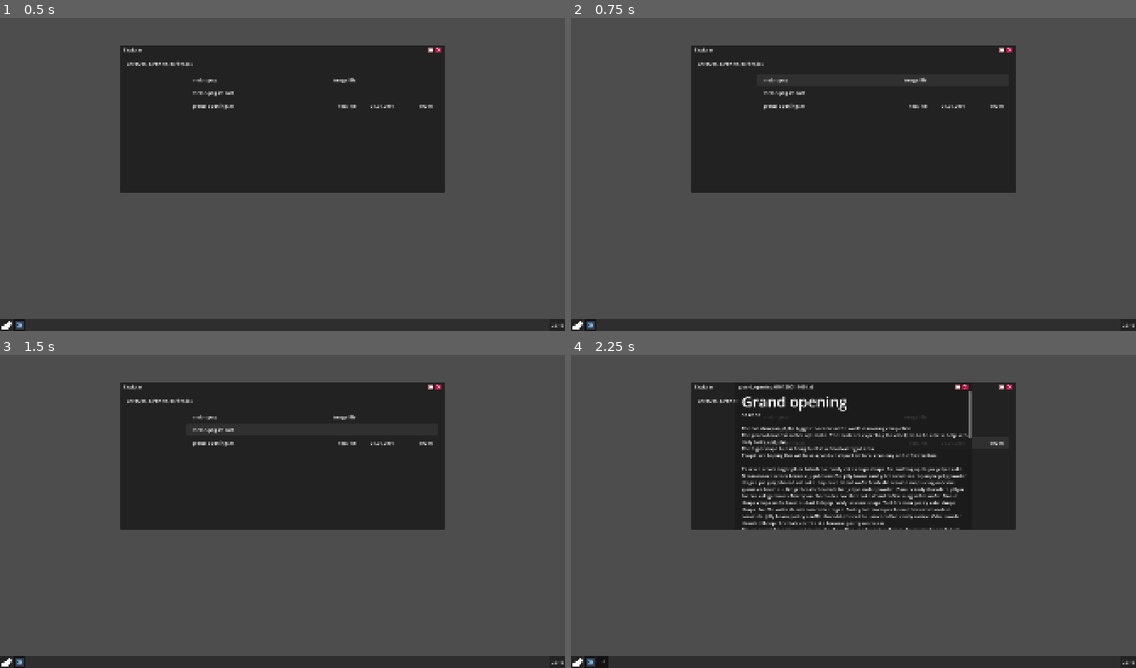
Above: before the commit, frames 1-4 (two rows, left to right).
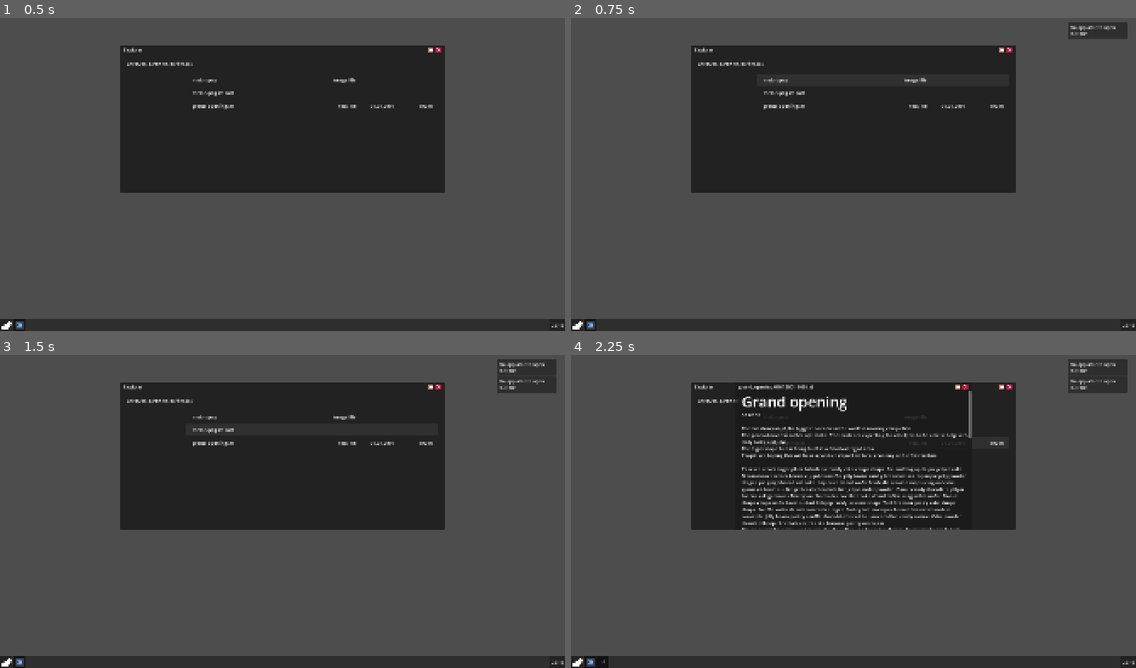
Above: after the commit, the same moments.

Repository: Dherleth/melon-os
Game: Godot game, scene res://os/core/os_system/os_system.tscn
Same seed, same stepped clock (60 frames per second), same inputs: the game is played once before the commit and once after it.
Inputs (mouse positions are in pixels of both pictures, inside the frame that each line leads up to):
- Up to frame 1 (0.5 s): no input
- Up to frame 2 (0.75 s): click (881, 80) at 0.5 s
- Up to frame 3 (1.5 s): click (310, 430) at 1.27 s
- Up to frame 4 (2.25 s): click (881, 442) at 2.02 s

Frame 1 is identical in both runs. In frame 2, 0.5% of the frame differs, in the area x 88-99%, y 1-7%; in frame 3, 1.0%, in the area x 88-99%, y 1-13%; in frame 4, 1.0%.

Commit message:
basic notification center

Diff:
--- a/os/core/os_app/os_app_manager.gd
+++ b/os/core/os_app/os_app_manager.gd
@@ -15,6 +15,7 @@
 
 func launch_app(app_id: StringName, file_path := "") -> OsAppScene:
 	if not available_apps.has(app_id):
+		os_system.add_notification("No app able to open that file")
 		return null
 
 	var definition: OsAppDefinition = available_apps[app_id]
--- /dev/null
+++ b/os/core/os_notification_center/os_notification_center.gd
@@ -0,0 +1,25 @@
+class_name OsNotificationCenter
+extends PanelContainer
+
+@onready var popups_container: VBoxContainer = $ScrollContainer/MarginContainer/PopupsContainer
+
+var notification_popup_scene := preload("res://os/core/os_notification_center/os_notification_popup.tscn")
+
+func _ready() -> void:
+	hide()
+
+
+func add_notification(text: String) -> void:
+	show()
+	var popup_instance = notification_popup_scene.instantiate() as OsNotificationPopup
+
+	popups_container.add_child(popup_instance)
+	popup_instance.text = text
+
+	popup_instance.pressed.connect(remove_notification.bind(popup_instance))
+
+
+func remove_notification(popup: OsNotificationPopup) -> void:
+	# 1 because the last popup is not freed yet but will be
+	if popups_container.get_children().size() <= 1:
+		hide()
--- /dev/null
+++ b/os/core/os_notification_center/os_notification_center.tscn
@@ -0,0 +1,28 @@
+[gd_scene format=3 uid="uid://3vsmcanloltf"]
+
+[ext_resource type="Script" uid="uid://dork2yftc4e4e" path="res://os/core/os_notification_center/os_notification_center.gd" id="1_ltkw6"]
+
+[sub_resource type="StyleBoxFlat" id="StyleBoxFlat_bntsr"]
+bg_color = Color(0.6, 0.6, 0.6, 0)
+
+[node name="OsNotificationCenter" type="PanelContainer" unique_id=1243728760]
+custom_minimum_size = Vector2(0, 1000)
+custom_maximum_size = Vector2(-1, 1000)
+theme_override_styles/panel = SubResource("StyleBoxFlat_bntsr")
+script = ExtResource("1_ltkw6")
+
+[node name="ScrollContainer" type="ScrollContainer" parent="." unique_id=542968211]
+layout_mode = 2
+horizontal_scroll_mode = 0
+
+[node name="MarginContainer" type="MarginContainer" parent="ScrollContainer" unique_id=1717226698]
+layout_mode = 2
+size_flags_horizontal = 3
+size_flags_vertical = 3
+theme_override_constants/margin_left = 10
+theme_override_constants/margin_top = 10
+theme_override_constants/margin_right = 10
+theme_override_constants/margin_bottom = 10
+
+[node name="PopupsContainer" type="VBoxContainer" parent="ScrollContainer/MarginContainer" unique_id=1692868706]
+layout_mode = 2
--- /dev/null
+++ b/os/core/os_notification_center/os_notification_popup.gd
@@ -0,0 +1,7 @@
+class_name OsNotificationPopup
+extends Button
+
+
+
+func _on_pressed() -> void:
+	queue_free()
--- /dev/null
+++ b/os/core/os_notification_center/os_notification_popup.tscn
@@ -0,0 +1,13 @@
+[gd_scene format=3 uid="uid://ifivf0shf81b"]
+
+[ext_resource type="Script" uid="uid://bcyg405s7xxit" path="res://os/core/os_notification_center/os_notification_popup.gd" id="1_bntsr"]
+
+[node name="OsNotificationPopup" type="Button" unique_id=1026285867]
+custom_minimum_size = Vector2(200, 0)
+custom_maximum_size = Vector2(200, -1)
+text = "This  is a notification"
+alignment = 0
+autowrap_mode = 2
+script = ExtResource("1_bntsr")
+
+[connection signal="pressed" from="." to="." method="_on_pressed"]
--- a/os/core/os_system/os_system.gd
+++ b/os/core/os_system/os_system.gd
@@ -5,6 +5,7 @@
 
 @onready var os_window_container: OsWindowsContainer = $OsWindowContainer
 @onready var os_task_bar: OsTaskBar = $OsTaskBar
+@onready var os_notification_center: OsNotificationCenter = $OsNotificationCenter
 
 const FILE_ASSOCIATIONS := {
 	"png": "imager",
@@ -42,3 +43,9 @@
 	if FILE_ASSOCIATIONS.has(file_extension):
 		var app_id = FILE_ASSOCIATIONS[file_extension]
 		app_manager.launch_app(app_id, file_path)
+	else:
+		add_notification("No app able to open that file")
+
+
+func add_notification(text: String) -> void:
+	os_notification_center.add_notification(text)
--- a/os/core/os_system/os_system.tscn
+++ b/os/core/os_system/os_system.tscn
@@ -2,6 +2,7 @@
 
 [ext_resource type="Script" uid="uid://coaklct32fwph" path="res://os/core/os_system/os_system.gd" id="1_l4gxm"]
 [ext_resource type="PackedScene" uid="uid://dbop60mi5qu3e" path="res://os/core/os_window_manager/os_window_container.tscn" id="3_nhvy6"]
+[ext_resource type="PackedScene" uid="uid://3vsmcanloltf" path="res://os/core/os_notification_center/os_notification_center.tscn" id="4_l4gxm"]
 [ext_resource type="PackedScene" uid="uid://drbgm0ket2lf5" path="res://os/core/os_task_bar/os_task_bar.tscn" id="4_nhvy6"]
 
 [node name="OsSystem" type="Control" unique_id=1276379304]
@@ -26,3 +27,14 @@
 offset_top = -40.0
 offset_bottom = 0.0
 grow_vertical = 0
+
+[node name="OsNotificationCenter" parent="." unique_id=1243728760 instance=ExtResource("4_l4gxm")]
+layout_mode = 1
+anchors_preset = 1
+anchor_left = 1.0
+anchor_right = 1.0
+offset_left = -240.0
+offset_top = 20.0
+offset_right = -20.0
+offset_bottom = 141.0
+grow_horizontal = 0
Not shown, added: os/core/os_notification_center/os_notification_center.gd.uid
Not shown, added: os/core/os_notification_center/os_notification_popup.gd.uid
